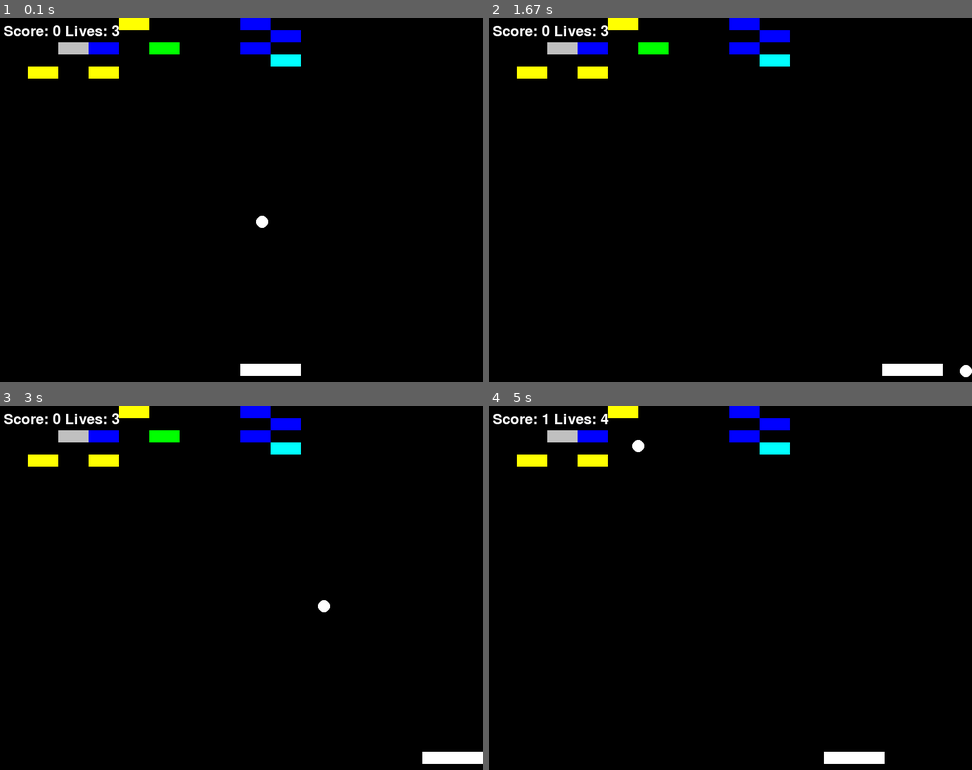
Above: before the commit, frames 1-4 (two rows, left to right).
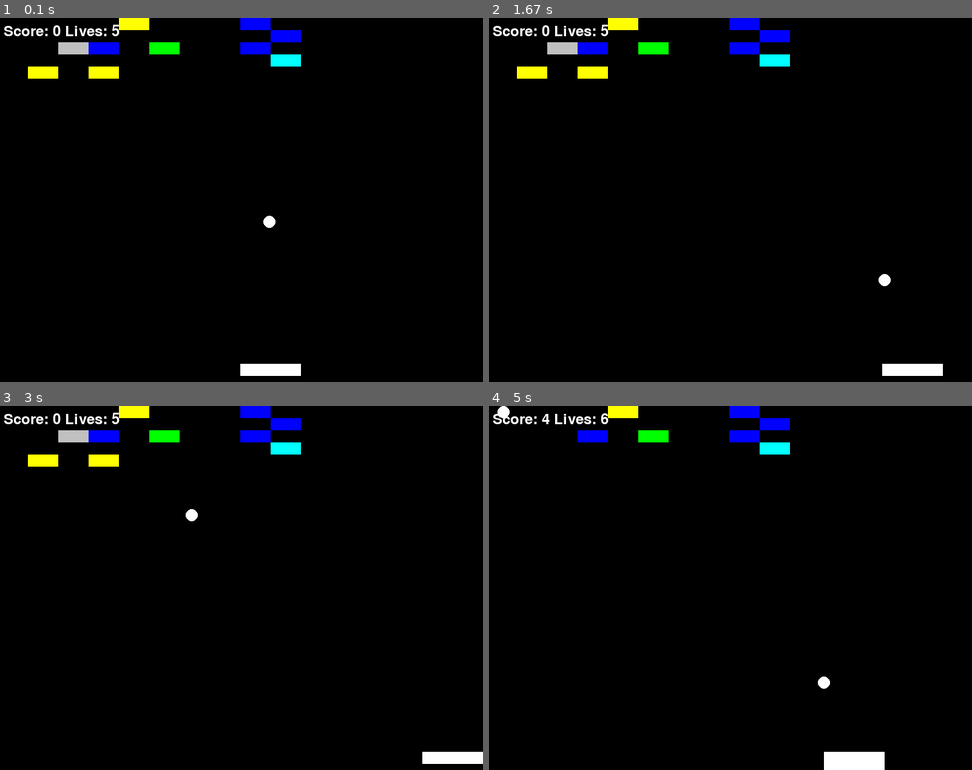
Above: after the commit, the same moments.

Repository: ForestEco/BreakoutPyGame_DeepSeek-33BChat
Game: pygame game, started from Breakout_PyGame.py
Two runs of this game, one before a commit and one after it. Both use one fixed random seed, a clock stepped at 60 frames per second and the inputs below.
Inputs:
- Up to frame 1 (0.1 s): no input
- Up to frame 2 (1.67 s): hold Right 0.33-0.8 s; hold Right 0.83-1.3 s; tap Space at 0.9, 1.2, 1.4 s; hold Left from 1.33 s (still down)
- Up to frame 3 (3 s): tap Space at 1.7, 1.97, 2.27, 2.4, 2.7 s; release Left at 1.87 s; hold Left 1.9-2.3 s; hold Right 2.33-2.97 s
- Up to frame 4 (5 s): hold Left 3-3.47 s; tap Space at 3.07, 3.37, 3.57, 3.87, 4.07, 4.37, 4.57, 4.87 s; hold Right 3.5-3.97 s; hold Right 4-4.47 s; hold Left from 4.5 s (still down)

The runs differ from the first frame. In frame 1, 0.1% of the frame differs, in the area x 23-58%, y 1-58%; in frame 2, 0.2%; in frame 3, 0.2%; in frame 4, 1.3%, in the area x 1-82%, y 0-100%.

Commit message:
Multiple ping pong balls; point adjustments
You wont lose pong lives till you're at the last ball. Every brick was tested. Could update the span of brick display to make it more challenging or more colors, effects, physics like powerups dropping down to the bottom, timer...

Diff:
--- a/Breakout_PyGame.py
+++ b/Breakout_PyGame.py
@@ -1,6 +1,7 @@
 import pygame
 import sys
 import random
+from PingPongBall import Ball
 from Brick import Brick
 
 # Initialize Pygame
@@ -8,7 +9,7 @@
 
 # Set up some constants
 WIDTH, HEIGHT = 800, 600
-BALL_RADIUS = 10
+
 PADDLE_WIDTH, PADDLE_HEIGHT = 100, 20
 BRICK_WIDTH, BRICK_HEIGHT = 50, 20
 BRICK_COLS, BRICK_ROWS = 10, 5
@@ -23,52 +24,11 @@
 # Set up the bricks
 bricks = []
 level = 1
-lives = 3
+lives = 5
 score = 0
 
 def draw_paddle(paddle_pos, screen):
     pygame.draw.rect(screen, (255, 255, 255), (paddle_pos[0], paddle_pos[1], PADDLE_WIDTH, PADDLE_HEIGHT))
-class Ball:
-    def __init__(self, pos, vel):
-        self.pos = pos
-        self.vel = vel
-
-    def move(self):
-        self.pos[0] += self.vel[0]
-        self.pos[1] += self.vel[1]
-
-    def draw(self, screen):
-        pygame.draw.circle(screen, (255, 255, 255), self.pos, BALL_RADIUS)
-
-    def bounce(self, width, height):
-        if self.pos[0] < BALL_RADIUS or self.pos[0] > width - BALL_RADIUS:
-            self.vel[0] *= -1
-        if self.pos[1] < BALL_RADIUS or self.pos[1] > height - BALL_RADIUS:
-            self.vel[1] *= -1
-
-    def update(self):
-        self.pos[0] += self.vel[0]
-        self.pos[1] += self.vel[1]
-
-        # Bounce off the edges of the screen
-        if self.pos[0] < BALL_RADIUS or self.pos[0] > WIDTH - BALL_RADIUS:
-            self.vel[0] *= -1
-        if self.pos[1] < BALL_RADIUS or self.pos[1] > HEIGHT - BALL_RADIUS:
-            self.vel[1] *= -1
-    def check_collision(self, paddle_pos):
-        if self.pos[1] + BALL_RADIUS > paddle_pos[1] and \
-                self.pos[0] + BALL_RADIUS > paddle_pos[0] and \
-                self.pos[0] - BALL_RADIUS < paddle_pos[0] + PADDLE_WIDTH:
-            self.vel[1] *= -1  # Change the ball's y-velocity when it collides with the paddle
-            return True
-        return False
-
-    def set_velocity(self, vel):
-        self.vel = vel
-
-# Initialize the ball
-balls = [Ball([WIDTH // 2, HEIGHT // 2], [0, 0])]  # List of balls
-balls[0].set_velocity([random.randint(1, 5), random.randint(1, 5)])
 
 def draw_bricks(bricks, screen):
     for brick in bricks:
@@ -84,7 +44,13 @@
 
 generate_bricks(level)
 
+
+
 # Game loop
+# Initialize the ball
+balls = [Ball([WIDTH // 2, HEIGHT // 2], [0, 0])]  # List of balls
+balls[0].set_velocity([random.randint(3, 5), random.randint(3, 5)])
+
 paused = False
 while True:
     for event in pygame.event.get():
@@ -110,7 +76,7 @@
             paddle_pos[0] = WIDTH - PADDLE_WIDTH
 
         for ball in balls:
-            ball.update()
+            ball.update(WIDTH, HEIGHT)
             ball.draw(screen)
             # Move the ball
             ball.move()
@@ -119,18 +85,28 @@
             ball.bounce(WIDTH, HEIGHT)
 
             # Bounce the ball off the paddle
-            ball.check_collision(paddle_pos)
+            ball.check_collision(paddle_pos, PADDLE_WIDTH)
 
             # Check for collision with bottom of screen
-            if ball.pos[1] > HEIGHT - 10:
-                lives -= 1
-                if lives == 0:
-                    print("You lose")
-                    pygame.quit()
-                    sys.exit()
-                else:
-                    # Reset the ball's position and velocity
-                    ball.pos = [WIDTH // 2, HEIGHT // 2]
+            if (ball.pos[1] > HEIGHT - 14):
+                if (len(balls) > 1):
+                    #print(f"ping pongs {len(balls)}")
+                    balls.remove(ball)
+                elif (len(balls) == 1):
+                    lives -= 1
+                    if lives == 0:
+                        print("You lose")
+                        pygame.quit()
+                        sys.exit()
+                    else:
+                        # Reset the ball's position and velocity
+                        balls.remove(ball)
+                        new_ball = Ball([WIDTH // 2, HEIGHT // 2], [random.randint(2, 3), random.randint(2, 3)])
+                        balls.append(new_ball)
+                        new_ball.draw(screen)
+                        #ball.pos = [WIDTH // 2, HEIGHT // 2]
+
+
 
             # Check for ball hitting a brick
             for brick in bricks:
@@ -151,10 +127,13 @@
                         lives += 2
                          #increase ball velocity?
                     elif brick.color == 'silver':
-                        paddle_vel += 2
+                        ball.vel = [x + 1 for x in ball.vel]
+                        #print(ball.vel)
+                        new_ball = Ball([WIDTH // 2, HEIGHT // 2], [random.randint(2, 3), random.randint(2, 3)])
+                        balls.append(new_ball)
+                        new_ball.draw(screen)
                         # Create a new ball instance BUG - fix the drawing of all the different ping pong balls updating screen method
-                        #new_ball = Ball([WIDTH // 2, HEIGHT // 2], [random.randint(2, 5), random.randint(2, 5)])
-                        #balls.append(new_ball)
+
                     bricks.remove(brick)
                     ball.vel[1] *= -1
                     score += 1
@@ -178,8 +157,8 @@
     # Draw bricks
     draw_bricks(bricks, screen)
 
-    # Draw the ball
-    ball.draw(screen)
+    for ball in balls:
+        ball.draw(screen)
 
     # Draw the paddle
     pygame.draw.rect(screen, (255, 255, 255), (paddle_pos[0], paddle_pos[1], PADDLE_WIDTH, PADDLE_HEIGHT))
--- a/Brick.py
+++ b/Brick.py
@@ -11,6 +11,7 @@
         if random.random() < 0.1:
             self.color = 'red'
         else:
+            #self.color = random.choice(['silver'])
             self.color = random.choice(['green', 'blue', 'cyan', 'magenta', 'yellow', 'silver'])
 
     def draw(self, screen):
--- /dev/null
+++ b/PingPongBall.py
@@ -0,0 +1,40 @@
+import pygame
+class Ball:
+    def __init__(self, pos, vel):
+        self.pos = pos
+        self.vel = vel
+        self.BALL_RADIUS = 10
+
+    def move(self):
+        self.pos[0] += self.vel[0]
+        self.pos[1] += self.vel[1]
+
+    def draw(self, screen):
+        pygame.draw.circle(screen, (255, 255, 255), self.pos, self.BALL_RADIUS)
+
+    def bounce(self, width, height):
+        if self.pos[0] < self.BALL_RADIUS or self.pos[0] > width - self.BALL_RADIUS:
+            self.vel[0] *= -1
+        if self.pos[1] < self.BALL_RADIUS or self.pos[1] > height - self.BALL_RADIUS:
+            self.vel[1] *= -1
+
+    def update(self, width, height):
+        self.pos[0] += self.vel[0]
+        self.pos[1] += self.vel[1]
+
+        # Bounce off the edges of the screen
+        if self.pos[0] < self.BALL_RADIUS or self.pos[0] > width - self.BALL_RADIUS:
+            self.vel[0] *= -1
+        if self.pos[1] < self.BALL_RADIUS or self.pos[1] > height - self.BALL_RADIUS:
+            self.vel[1] *= -1
+
+    def check_collision(self, paddle_pos, PADDLE_WIDTH):
+        if self.pos[1] + self.BALL_RADIUS > paddle_pos[1] and \
+                self.pos[0] + self.BALL_RADIUS > paddle_pos[0] and \
+                self.pos[0] - self.BALL_RADIUS < paddle_pos[0] + PADDLE_WIDTH:
+            self.vel[1] *= -1  # Change the ball's y-velocity when it collides with the paddle
+            return True
+        return False
+
+    def set_velocity(self, vel):
+        self.vel = vel
